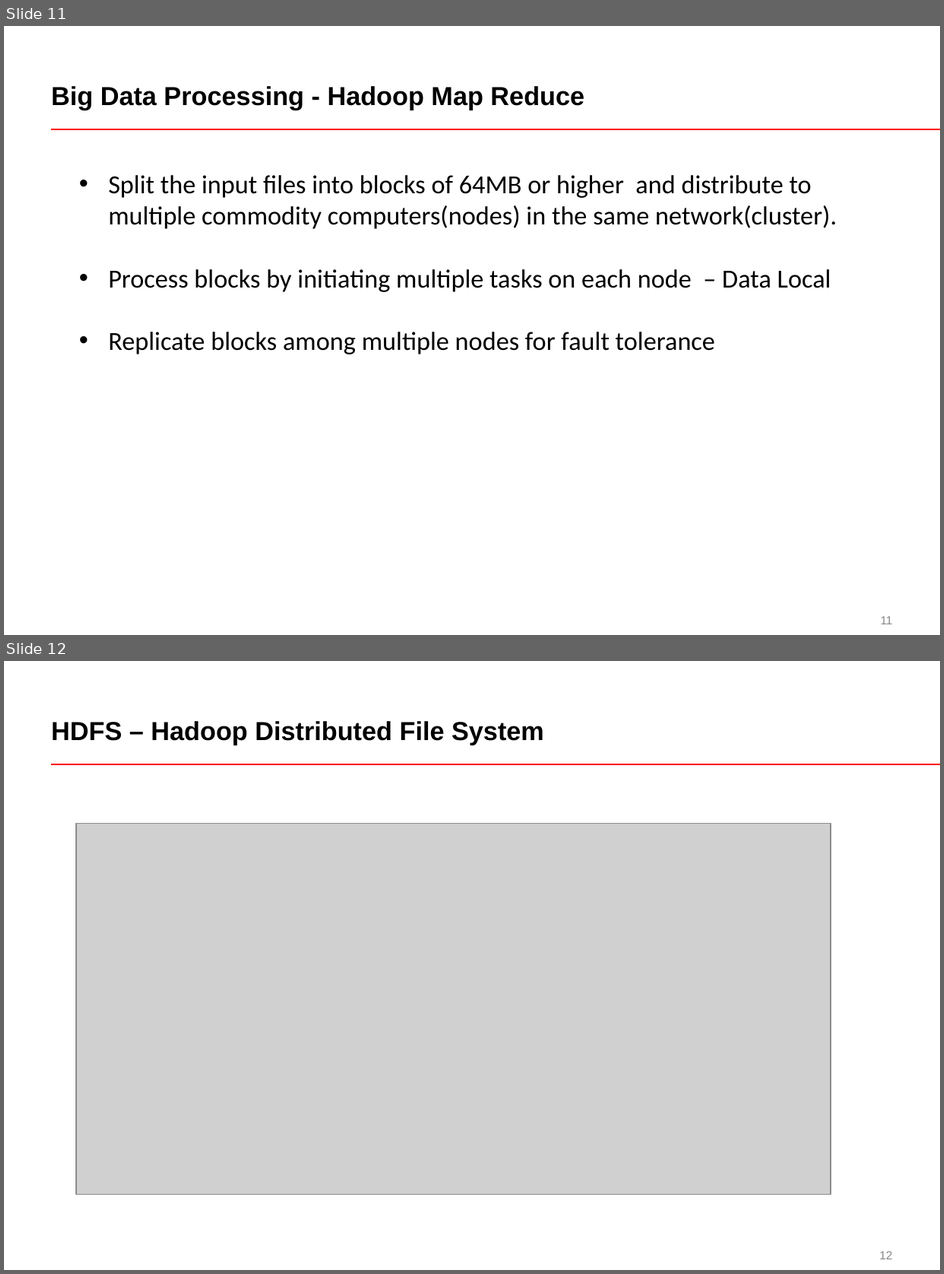
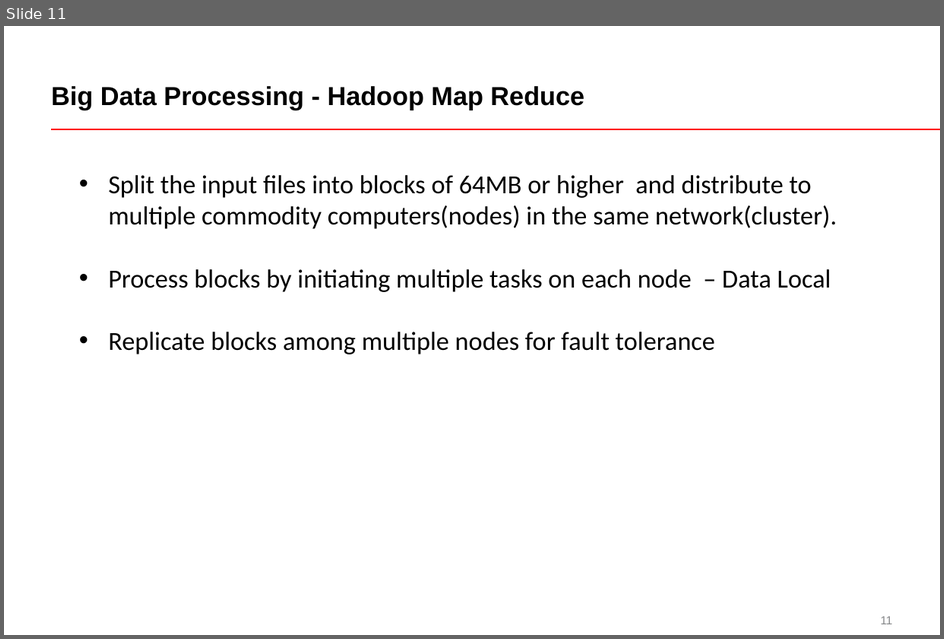
Before and after one commit to ravvas/Pycon2015, a slide deck: Explore Big Data using Simple Python Code and Cloud Environment_V8.pptx. Shown one above the other, each under a label of ours: slides 11 and 12 before the commit, slide 11 after it. The pictures are 944x1274 and 944x639 pixels, drawn with LibreOffice and Linux fonts; fonts in the diff are those of the drawing; grey boxes stand for pictures. Boxes give left, top, right and bottom in pixels: in the first picture for what was removed or moved away, otherwise in the second. Text is boxed around its words. In the diff, an @@ line names an element or a change of style, - is before the commit and + after.

```diff
--- a/Explore Big Data using Simple Python Code and Cloud Environment_V8.pptx
+++ b/Explore Big Data using Simple Python Code and Cloud Environment_V8.pptx
@@ slide 12 removed at bbox=[4, 661, 940, 1270], background #FFFFFF; not listed: 2 template elements that a slide beside it also shows @@
@@ title removed at bbox=[51, 721, 544, 745] @@
-HDFS – Hadoop Distributed File System
@@ picture removed at bbox=[76, 823, 831, 1194] @@
```
Also in this commit, not shown: 6 slides changed, 5 slides added, 3 other slides removed.
